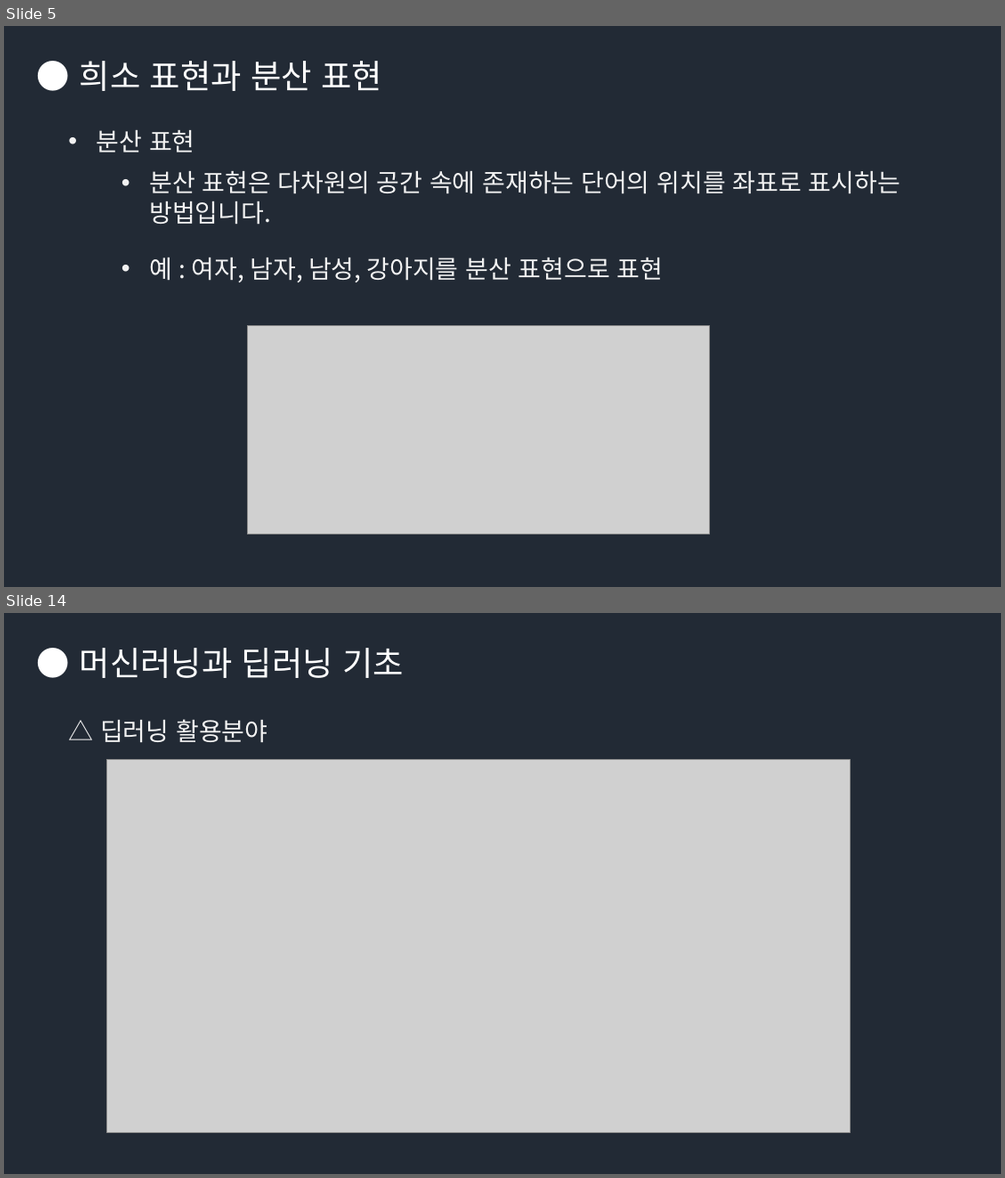
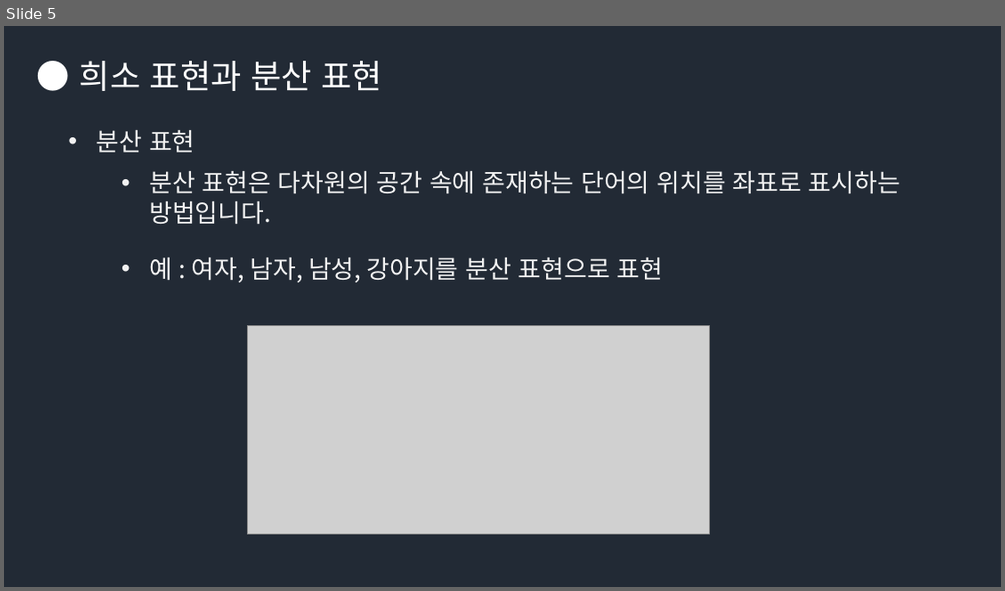
Before and after one commit to Groot-Space/Groot-space.github.io, a slide deck: assets/images/임베딩/임베딩.pptx. Shown one above the other, each under a label of ours: slides 5 and 14 before the commit, slide 5 after it; the slides between them are not shown. The pictures are 1005x1178 and 1005x591 pixels, drawn with LibreOffice and Linux fonts; fonts in the diff are those of the drawing; grey boxes stand for pictures. Boxes give left, top, right and bottom in pixels: in the first picture for what was removed or moved away, otherwise in the second. Text is boxed around its words. In the diff, an @@ line names an element or a change of style, - is before the commit and + after.

```diff
--- a/assets/images/임베딩/임베딩.pptx
+++ b/assets/images/임베딩/임베딩.pptx
@@ slide 14 removed at [4, 613, 1001, 1174], background #222A35 @@
@@ text removed at [80, 648, 404, 678] @@
-● 머신러닝과 딥러닝 기초
@@ text removed at [100, 719, 267, 743] @@
-△ 딥러닝 활용분야
@@ picture removed at [107, 759, 850, 1132] @@
```
Also in this commit, not shown: 9 slides added, 18 other slides removed, 1 other file.
